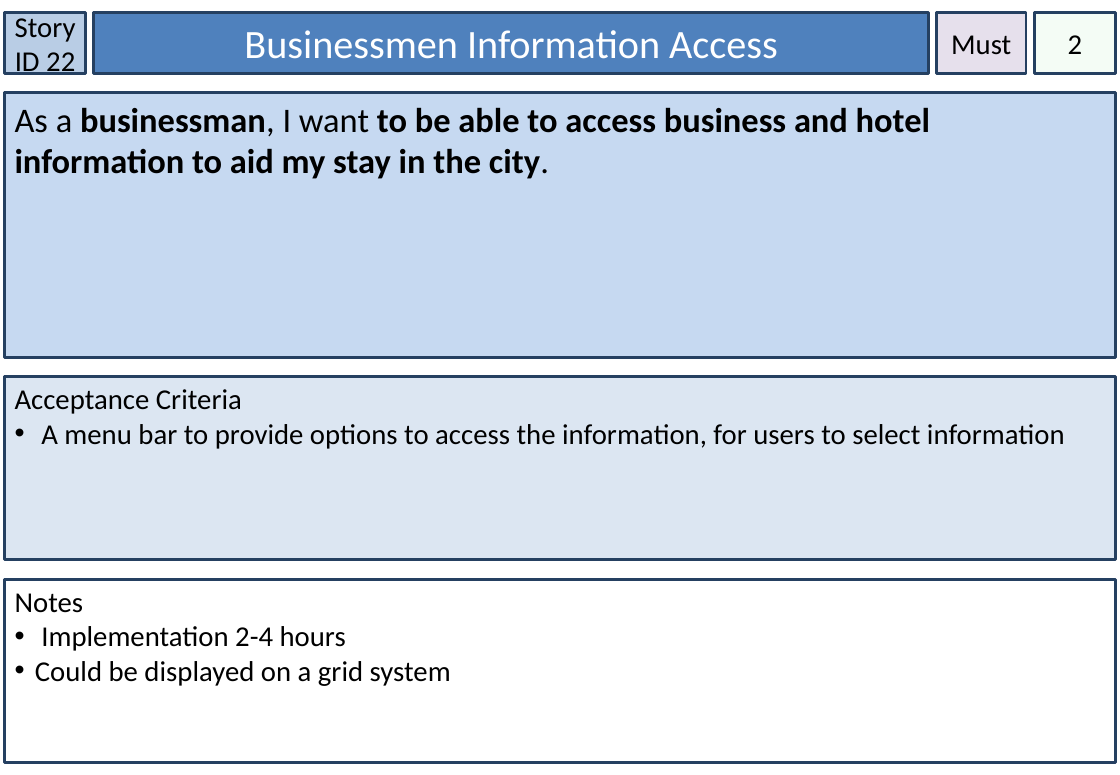
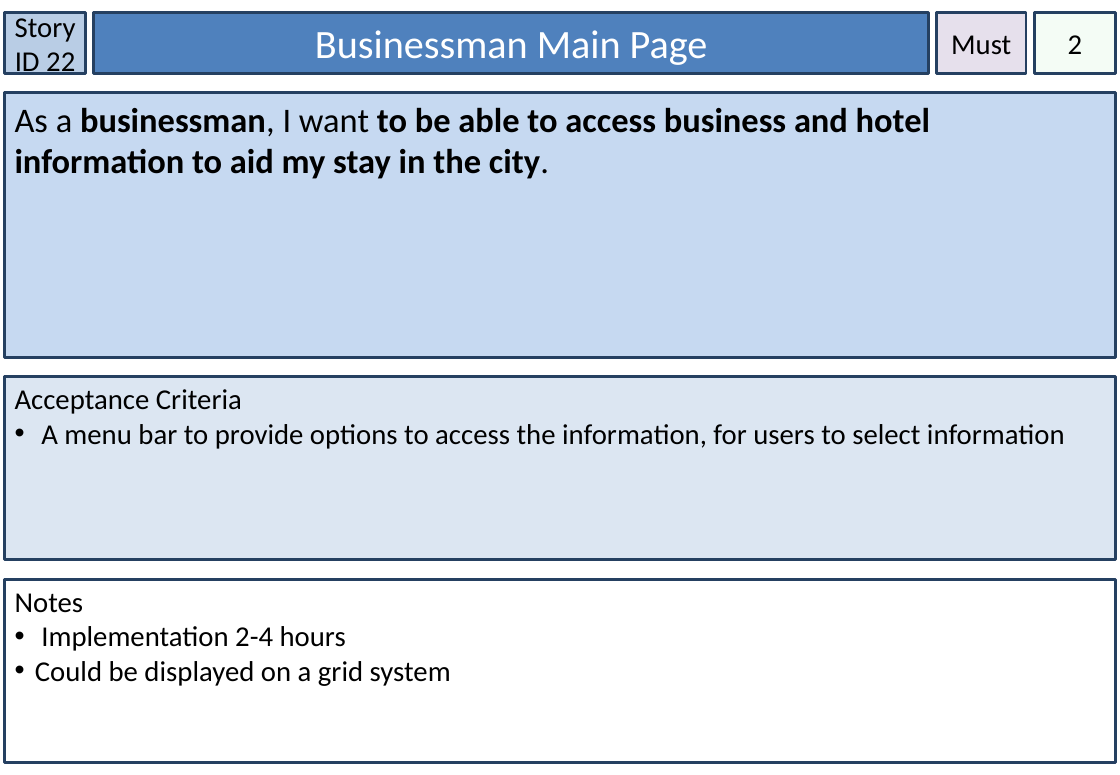
Before and after one commit to amckellar28/I-am-the-Scrub-Master, a slide deck: slide 23 of User_Stories_Reviewed.pptx. Drawn at 1120x775 pixels with LibreOffice and Linux fonts; fonts in the diff are those of the drawing. Boxes give left, top, right and bottom in pixels: in the first picture for what was removed or moved away, otherwise in the second. Text is boxed around its words. In the diff, an @@ line names an element or a change of style, - is before the commit and + after.

```diff
--- a/User_Stories_Reviewed.pptx
+++ b/User_Stories_Reviewed.pptx
@@ text in rectangle at (315, 30, 708, 65): text changed @@
-Businessmen Information Access
+Businessman Main Page
```
Also in this commit, not shown: 12 other slides changed, 3 other files.
